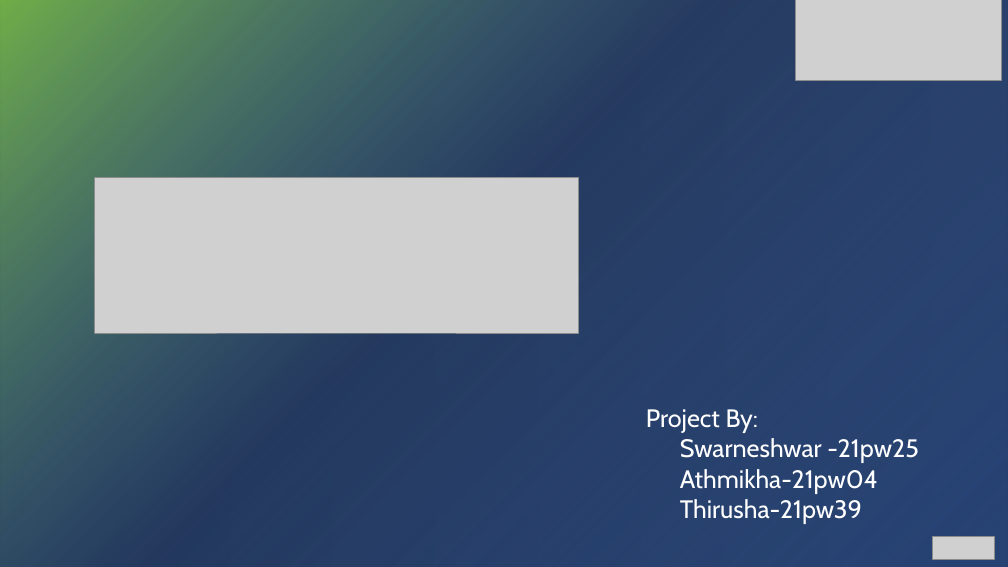
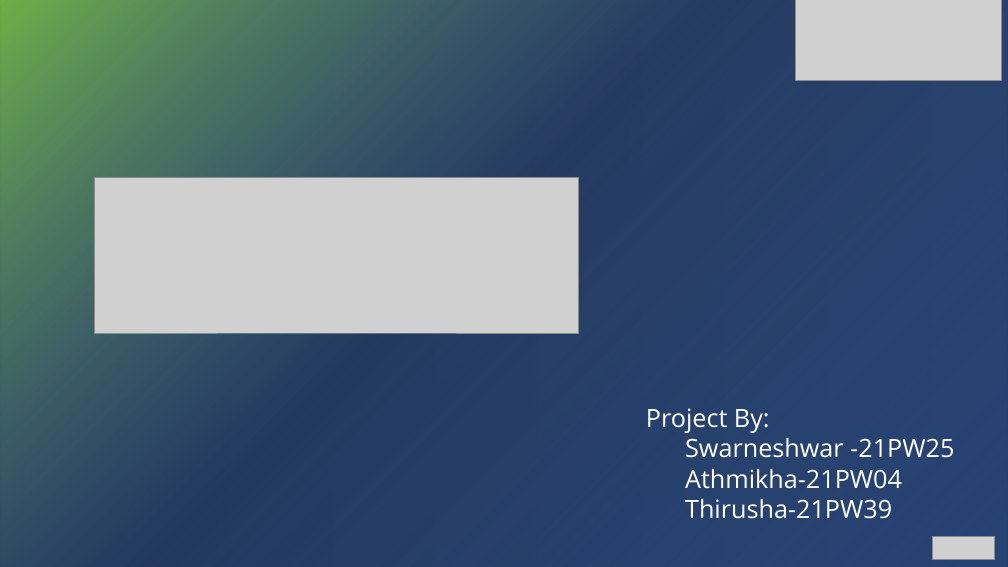
Before and after one commit to Swarnesh2003/inBills, a slide deck: slide 1 of Project proposal.pptx. Drawn at 1008x567 pixels with LibreOffice and Linux fonts; fonts in the diff are those of the drawing; grey boxes stand for pictures; background and template pictures are left out; a plain dark background stands for a picture behind light text. Boxes give left, top, right and bottom in pixels: in the first picture for what was removed or moved away, otherwise in the second. Text is boxed around its words. In the diff, an @@ line names an element or a change of style, - is before the commit and + after.

```diff
--- a/Project proposal.pptx
+++ b/Project proposal.pptx
@@ text at [646,408,770,433]: font Cabin to Open Sans in "Project By:" @@
@@ text at [685,438,954,519]: text changed; font Cabin to Open Sans @@
-Swarneshwar -21pw25
-Athmikha-21pw04
-Thirusha-21pw39
+Swarneshwar -21PW25
+Athmikha-21PW04
+Thirusha-21PW39
```
Also in this commit, not shown: 2 other slides changed.
